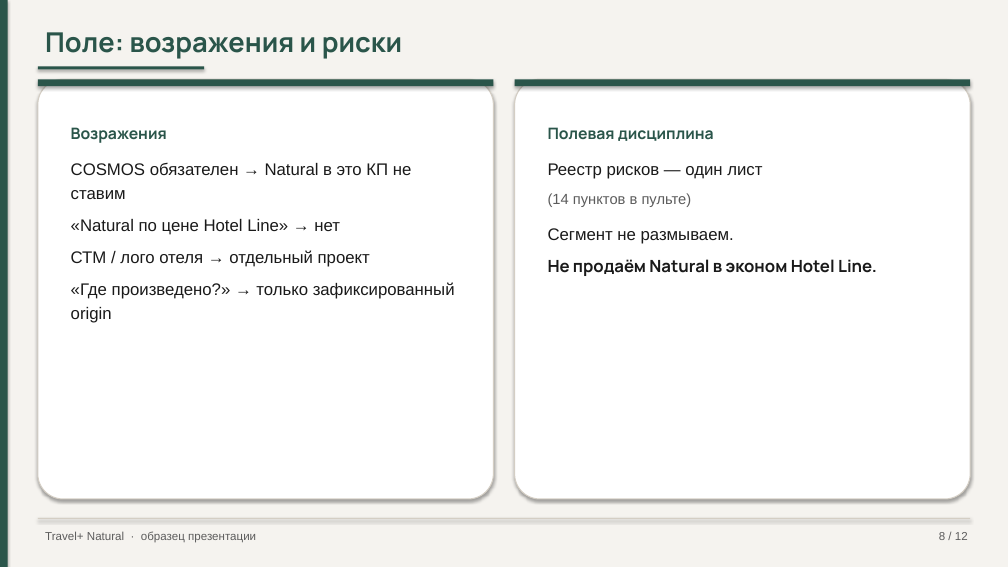
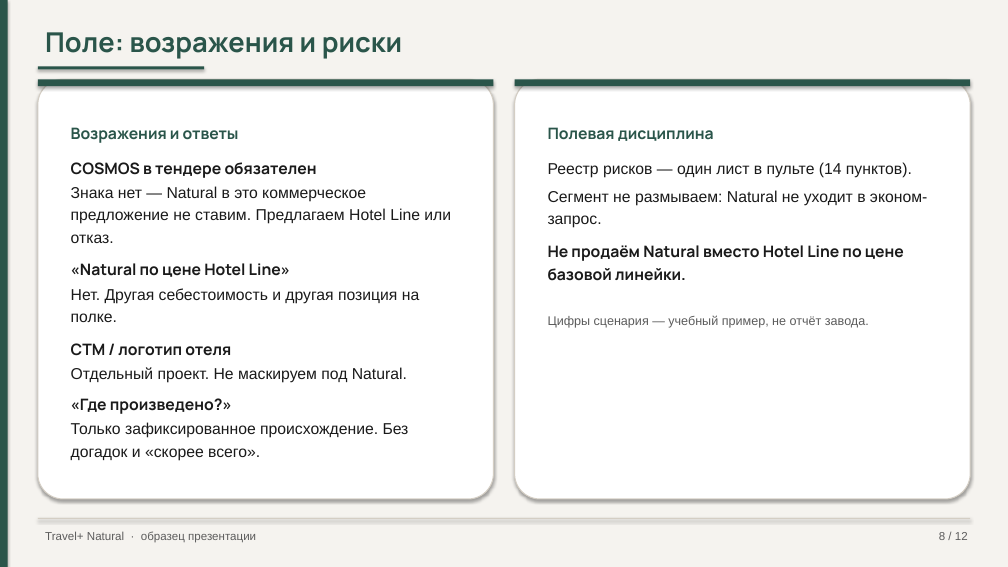
Before and after one commit to pagasbot-coder/Banya-Digital, a slide deck: slide 8 of knowledge-base/presentation-travelplus-interview.pptx. Drawn at 1008x567 pixels with LibreOffice and Linux fonts; fonts in the diff are those of the drawing. Boxes give left, top, right and bottom in pixels: in the first picture for what was removed or moved away, otherwise in the second. Text is boxed around its words. In the diff, an @@ line names an element or a change of style, - is before the commit and + after.

```diff
--- a/knowledge-base/presentation-travelplus-interview.pptx
+++ b/knowledge-base/presentation-travelplus-interview.pptx
@@ text at (x1=71, y1=127, x2=451, y2=461): text changed; size 16 to 15 pt @@
-Возражения
-COSMOS обязателен → Natural в это КП не ставим
-«Natural по цене Hotel Line» → нет
-СТМ / лого отеля → отдельный проект
-«Где произведено?» → только зафиксированный origin
+Возражения и ответы
+COSMOS в тендере обязателен
+Знака нет — Natural в это коммерческое предложение не ставим. Предлагаем Hotel Line или отказ.
+«Natural по цене Hotel Line»
+Нет. Другая себестоимость и другая позиция на полке.
+СТМ / логотип отеля
+Отдельный проект. Не маскируем под Natural.
+«Где произведено?»
+Только зафиксированное происхождение. Без догадок и «скорее всего».
@@ text at (x1=548, y1=162, x2=927, y2=328): text changed; size 16 to 15 pt @@
-Реестр рисков — один лист
-(14 пунктов в пульте)
-Сегмент не размываем.
-Не продаём Natural в эконом Hotel Line.
+Реестр рисков — один лист в пульте (14 пунктов).
+Сегмент не размываем: Natural не уходит в эконом-запрос.
+Не продаём Natural вместо Hotel Line по цене базовой линейки.
+Цифры сценария — учебный пример, не отчёт завода.
```
Also in this commit, not shown: 8 other slides changed, 3 other files.
